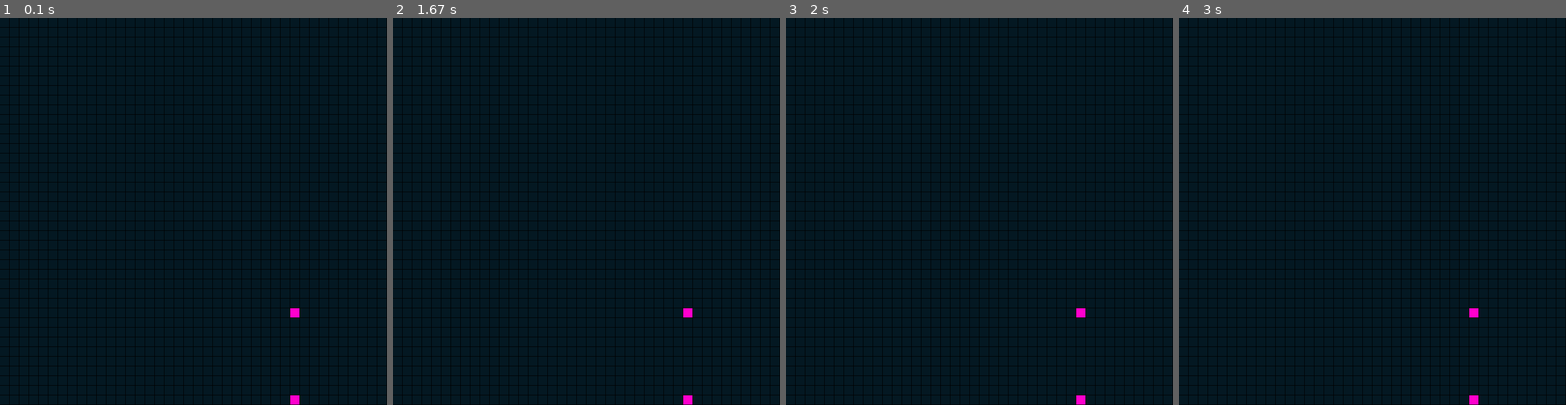
Above: before the commit, frames 1-4 (left to right).
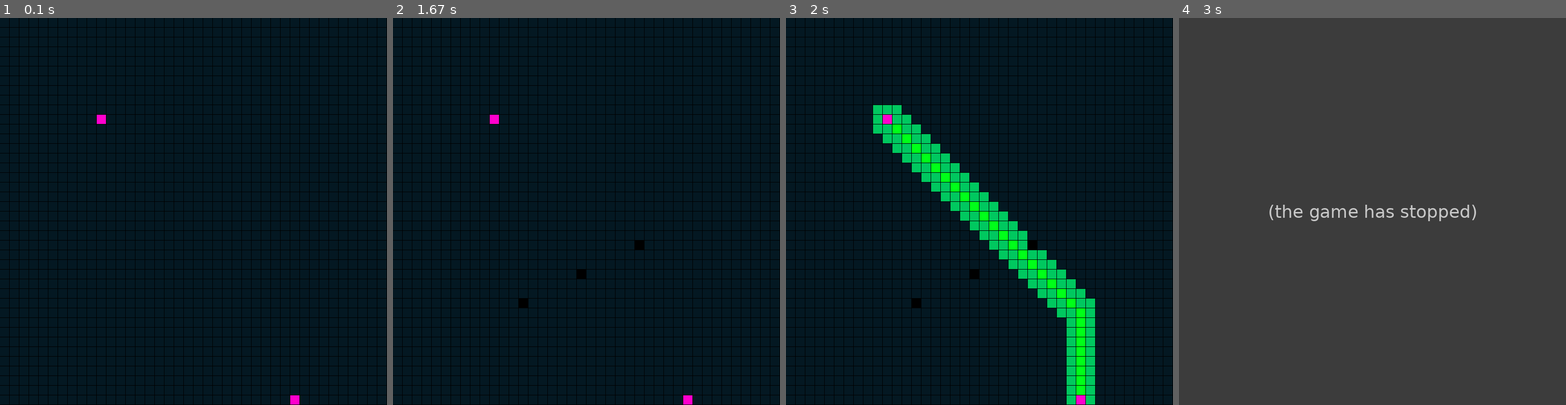
Above: after the commit, the same moments.

Repository: shihab-ahmed/AlgorithmVisualization
Game: pygame game, started from VisAstar.py
The game is run twice, just before and just after one commit, with the same random seed, the same clock (stepped at 60 frames per second) and the same inputs.
Inputs (mouse positions are in pixels of both pictures, inside the frame that each line leads up to):
- Up to frame 1 (0.1 s): no input
- Up to frame 2 (1.67 s): press the mouse at (520, 304) at 0.37 s; move the mouse to (578, 273) at 0.47 s; release the mouse at (640, 242) at 0.6 s
- Up to frame 3 (2 s): hold P from 1.73 s (still down); move the mouse to (863, 188) at 1.77 s
- Up to frame 4 (3 s): release P at 2.2 s

The runs differ from the first frame. In frame 1, 0.1% of the frame differs, in the area x 25-78%, y 25-78%; in frame 2, 0.3%; in frame 3, 7.6%; in frame 4, 100%, in the area x 0-100%, y 0-100%.
Error after the commit: AttributeError: 'NoneType' object has no attribute 'parentNode' (VisAstar.py line 190); the game stopped at 2.2 s (later frames are placeholders)

Commit message:
Implementing Astar Algorithm. Fixed Required.

Diff:
--- a/VisAstar.py
+++ b/VisAstar.py
@@ -22,7 +22,7 @@
 BLACK = (0, 0, 0)
 DARK_BLUE = (4, 24, 34)
 GREEN = (0, 255, 25)
-LIME = (0, 220, 95)
+LIME = (0, 200, 95)
 RED = (255, 0, 0)
 PINK = (255, 0, 205)
 CYAN = (0, 255, 255)
@@ -131,10 +131,12 @@
     create_grid()
     add_neighbor()
     isDrawingWall = True
-    source = Grid[30][30]
+    source = Grid[10][10]
     destination = Grid[30][39]
     isPathFound = False
     show_update(source,destination)
+    counter=0;
+    max_count=(len(Grid) // 2) ** 10
     while True:
         for event in pygame.event.get():
             if event.type == pygame.QUIT:
@@ -145,24 +147,48 @@
                         col = event.pos[0] // CELL_WIDTH
                         row = event.pos[1] // CELL_HEIGHT
                         if Grid[col][row]!=source and Grid[col][row]!=destination :
-                            Grid[col][row].block = True
-                            #show_update(source,destination)
+                            Grid[col][row].block = not Grid[col][row].block
+                            show_update(source,destination)
             if event.type == pygame.MOUSEMOTION:
                 if pygame.mouse.get_pressed()[0]:
                     if isDrawingWall:
                         col = event.pos[0] // CELL_WIDTH
                         row = event.pos[1] // CELL_HEIGHT
                         if Grid[col][row] != source and Grid[col][row] != destination:
-                            Grid[col][row].block = True
-                            #show_update(source, destination)
+                            Grid[col][row].block = not Grid[col][row].block
+                            show_update(source, destination)
             if event.type == pygame.KEYDOWN:
                 if event.key == pygame.K_p:
+                    queue.append(source)
+                    while len(queue) > 0:
+                        counter += 1
+                        print(len(queue))
+                        if counter > max_count:
+                            print("Path not found")
+                            return
+                        current_node = queue[0]
+                        for node in queue:
+                            if node.f<current_node.f:
+                                node.parentNode=current_node
+                                current_node=node
+                        queue.remove(current_node)
+                        current_node.visited = True
+                        if current_node == destination:
+                            isPathFound=True
+                            break
+                        for node in current_node.neighbour:
+                            if not node.block and not node.visited:
+                                node.g=current_node.g+1
+                                node.h=heuristics(node, destination)
+                                node.f=node.g+node.h
+                                queue.append(node)
+                        show_update(source,destination)
                     if isPathFound:
                         current_node = destination
                         while current_node != source:
                             path.append(current_node)
                             current_node = current_node.parentNode
-                            #show_update(source,destination)
+                            show_update(source,destination)
 
 if __name__ == "__main__":
     main()
